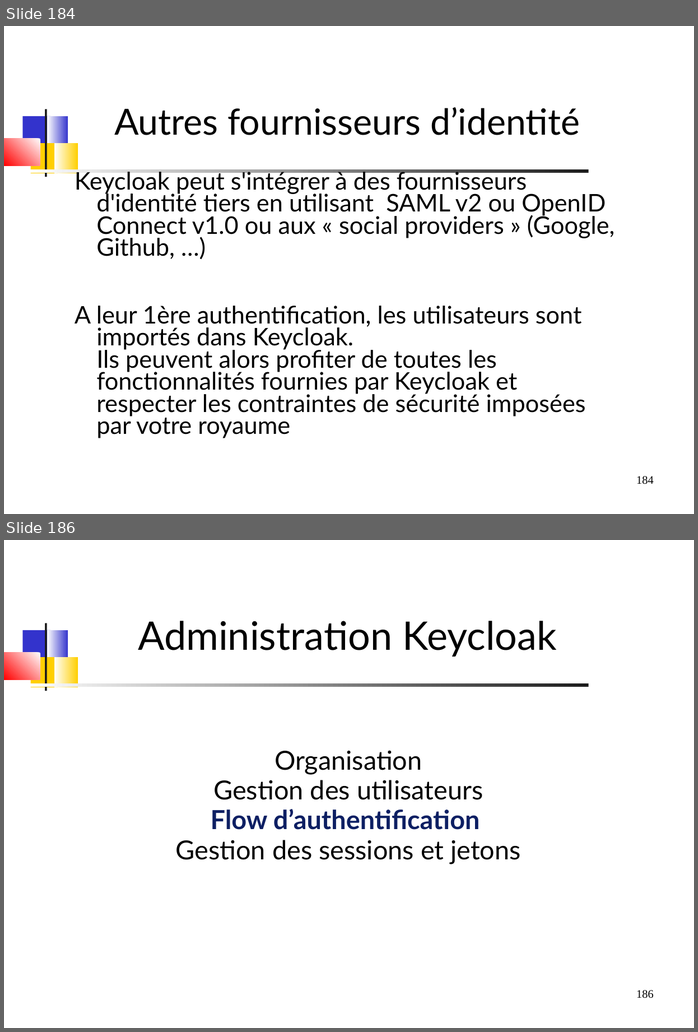
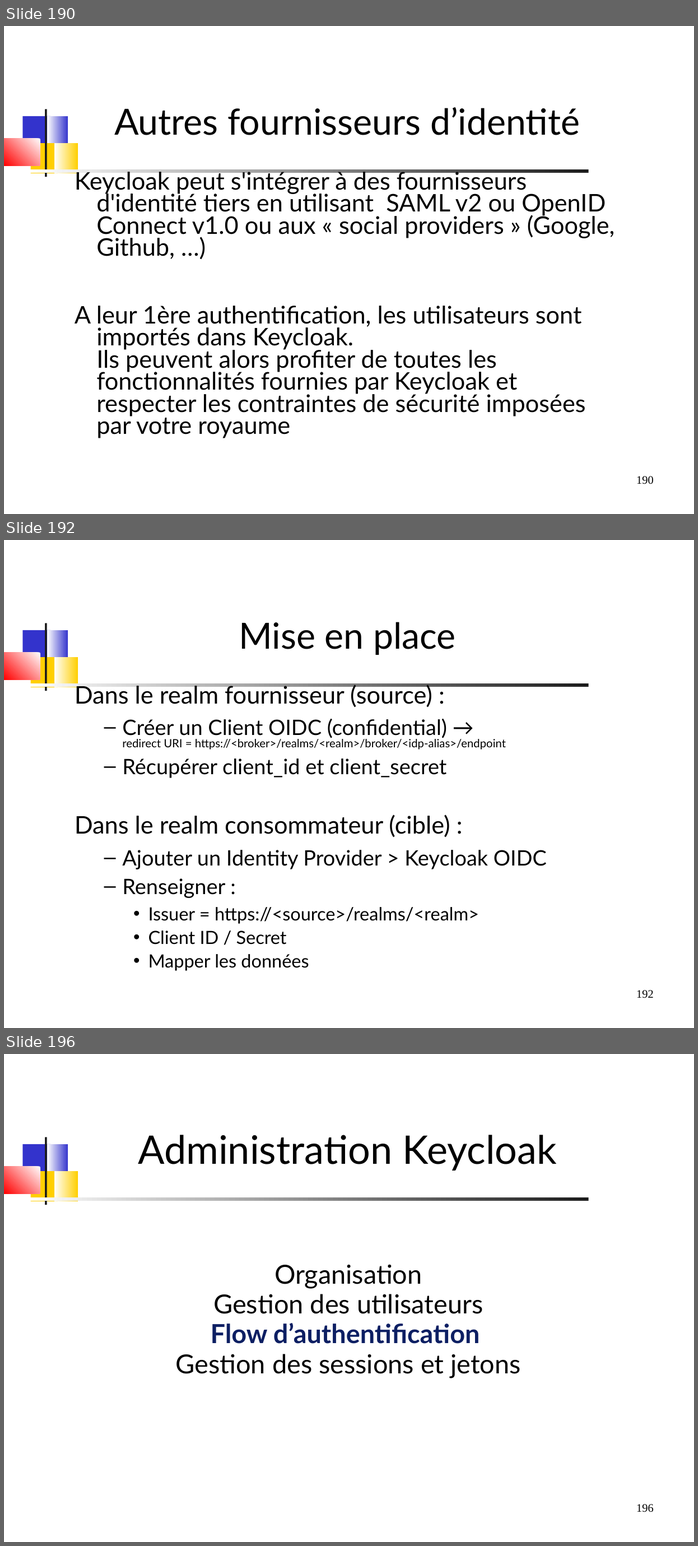
Before and after one commit to dthibau/keycloak, a slide deck: Keycloak.odp. Shown one above the other, each under a label of ours: slides 184 and 186 before the commit, slides 190, 192 and 196 after it; the slides between them are not shown. The pictures are 698x1032 and 698x1546 pixels, drawn with LibreOffice and Linux fonts; fonts in the diff are those of the drawing. Boxes give left, top, right and bottom in pixels: in the first picture for what was removed or moved away, otherwise in the second. Text is boxed around its words. In the diff, an @@ line names an element or a change of style, - is before the commit and + after.

```diff
--- a/Keycloak.odp
+++ b/Keycloak.odp
@@ slide 192 added at (4,540,694,1028), background #FFFFFF; not listed: 8 template elements that a slide beside it also shows @@
@@ title added at (239,622,455,655), 44 pt, text #000000 @@
+Mise en place
@@ text added at (75,682,547,971), 25.9 pt, text #000000 @@
+Dans le realm fournisseur (source) :
+  – Créer un Client OIDC (confidential) →
+    redirect URI = https://<broker>/realms/<realm>/broker/<idp-alias>/endpoint
+  – Récupérer client_id et client_secret
+Dans le realm consommateur (cible) :
+  – Ajouter un Identity Provider > Keycloak OIDC
+  – Renseigner :
+    • Issuer = https://<source>/realms/<realm>
+    • Client ID / Secret
+    • Mapper les données
@@ what was slide 184 is now slide 190 @@
@@ page number at (636,476,654,484): text changed @@
-184
+190
@@ what was slide 186 is now slide 196 @@
@@ page number at (636,1504,654,1512): text changed @@
-186
+196
```
Also in this commit, not shown: 5 slides changed, 9 other slides added, 16 other files.
